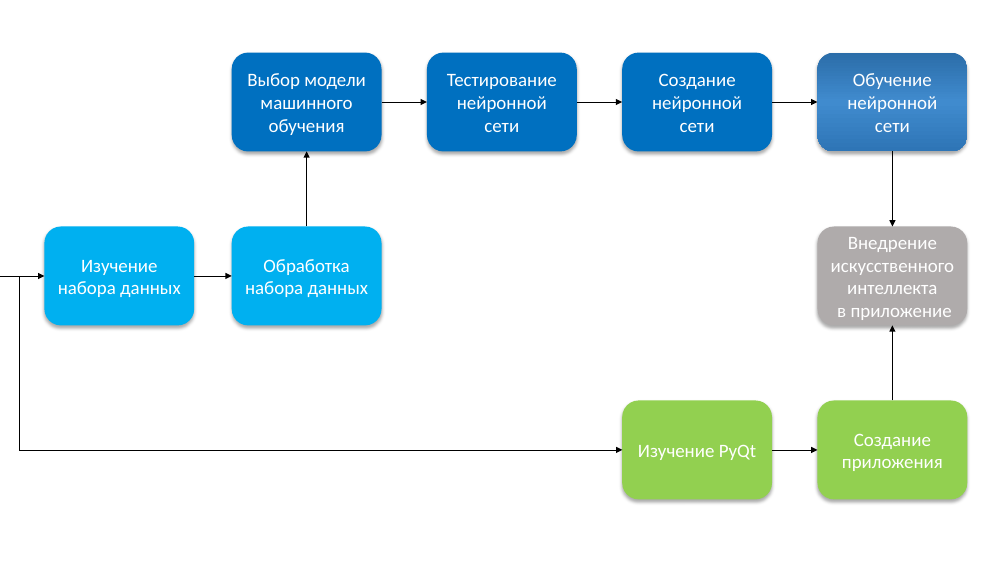
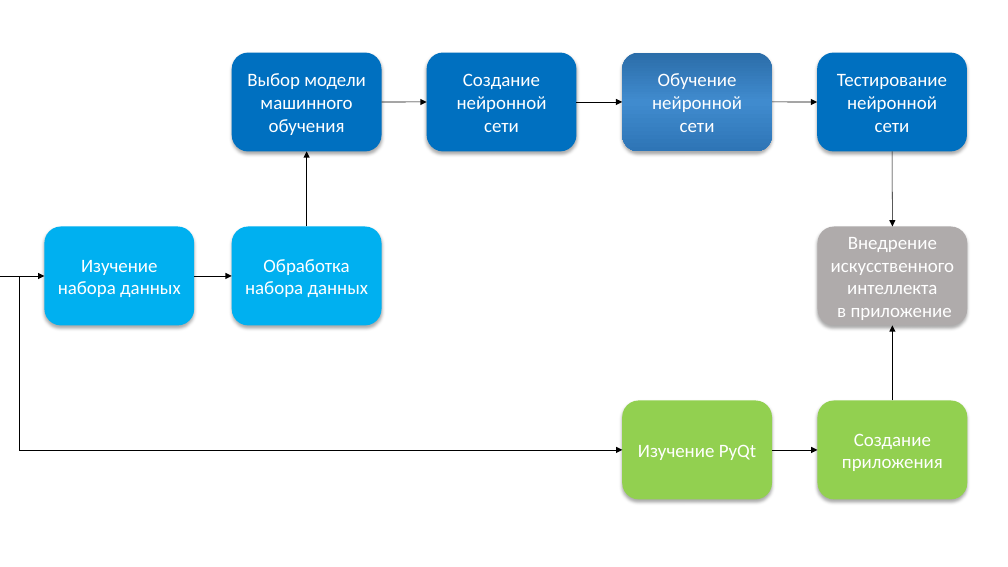
Before and after one commit to jjustping/AIProj, a slide deck: slide 3 of Дорожная карта.pptx (slide 1 before the commit). Drawn at 1008x567 pixels with LibreOffice and Linux fonts; fonts in the diff are those of the drawing. Boxes give left, top, right and bottom in pixels: in the first picture for what was removed or moved away, otherwise in the second. Text is boxed around its words. In the diff, an @@ line names an element or a change of style, - is before the commit and + after.

```diff
--- a/Дорожная карта.pptx
+++ b/Дорожная карта.pptx
@@ rounded rectangle "Создание нейронной сети": place and size @@
-rounded rectangle "Создание нейронной сети" at (622,52,772,151)
+rounded rectangle "Создание нейронной сети" at (426,52,576,151)
@@ rounded rectangle "Обучение нейронной сети": place and size @@
-rounded rectangle "Обучение нейронной сети" at (817,52,967,151)
+rounded rectangle "Обучение нейронной сети" at (622,52,772,151)
@@ rounded rectangle "Тестирование нейронной сети": place and size @@
-rounded rectangle "Тестирование нейронной сети" at (427,52,577,151)
+rounded rectangle "Тестирование нейронной сети" at (817,52,967,151)
```
Also in this commit, not shown: 2 slides added.
